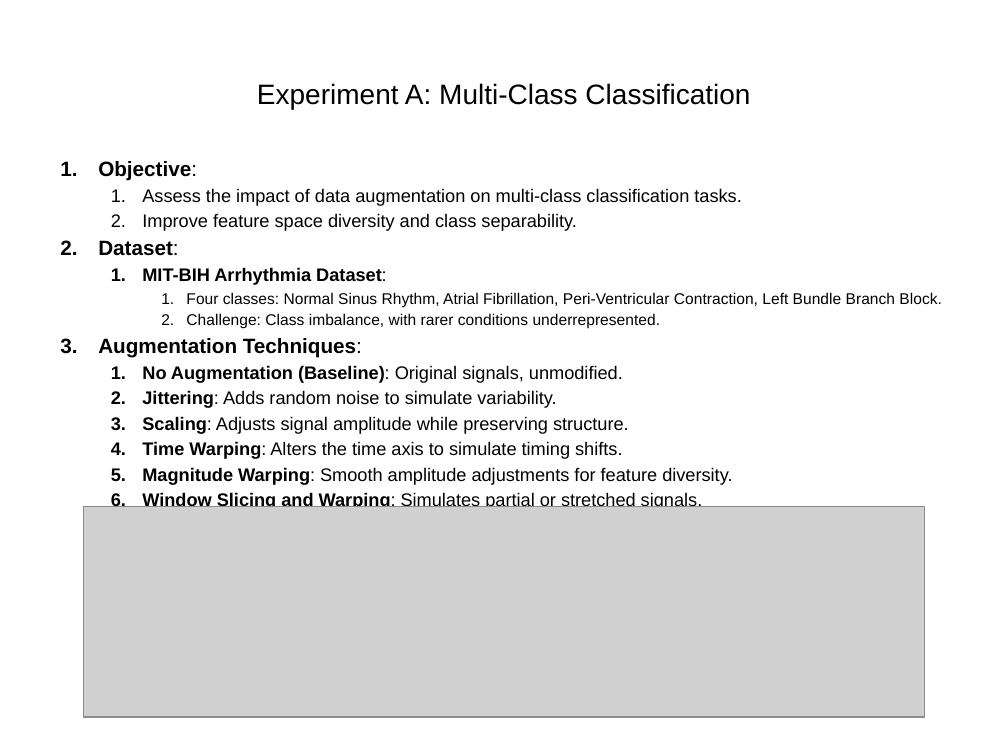
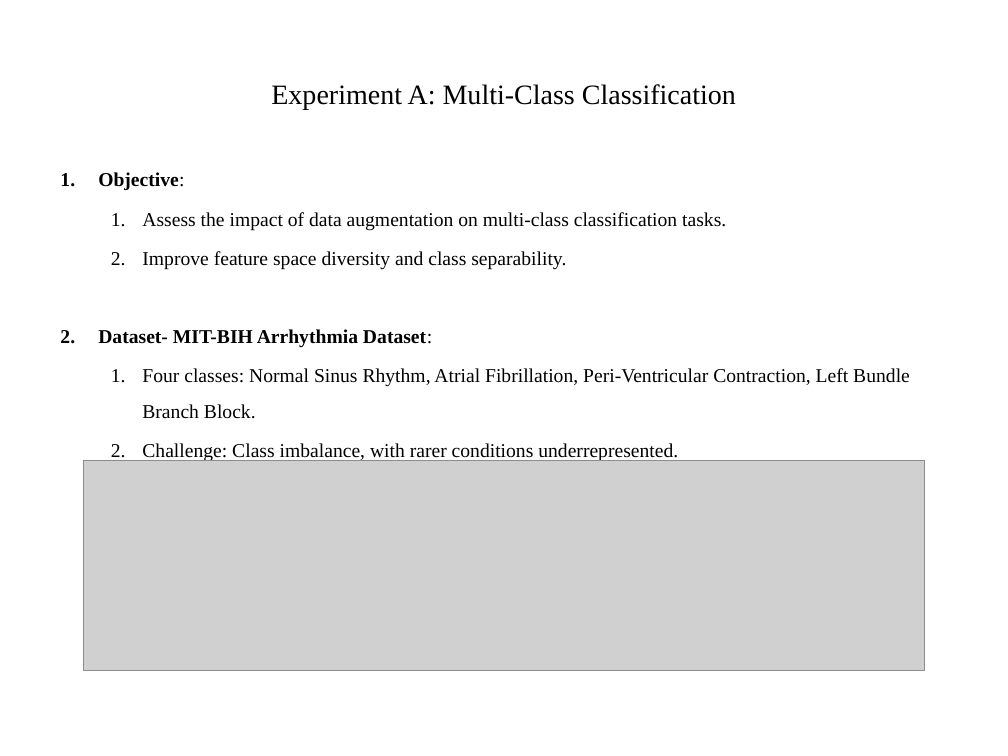
Before and after one commit to nikil1506/Thesis-Work, a slide deck: slide 6 of Presentation.pptx (slide 4 before the commit). Drawn at 1008x756 pixels with LibreOffice and Linux fonts; fonts in the diff are those of the drawing; grey boxes stand for pictures. Boxes give left, top, right and bottom in pixels: in the first picture for what was removed or moved away, otherwise in the second. Text is boxed around its words. In the diff, an @@ line names an element or a change of style, - is before the commit and + after.

```diff
--- a/Presentation.pptx
+++ b/Presentation.pptx
@@ title "Experiment A: Multi-Class Classification" at box(271, 84, 736, 110): font Arial to Times New Roman @@
@@ text at box(98, 172, 910, 462): size 14.8 to 14 pt in "Objective:"; font Arial to Times New Roman in "Objective:", "Assess the impact of data augmentation on ...", "Improve feature space diversity and class separability.", "Four classes: Normal Sinus Rhythm, Atrial Fibrillation, ..." and 1 more places; size 12.9 to 14 pt in "Assess the impact of data augmentation on ...", "Improve feature space diversity and class separability."; size 11.1 to 14 pt in "Four classes: Normal Sinus Rhythm, Atrial Fibrillation, ...", "Challenge: Class imbalance, with rarer conditions underrepre ..."; line spacing 1 to 1.5; list level 3 to 2 in "Four classes: Normal Sinus Rhythm, ..."; list level 3 to 2 in "Challenge: Class imbalance, with rarer ..." @@
@@ text at box(98, 329, 432, 348): text changed; size 12.9 to 14 pt; font Arial to Times New Roman @@
-2. Dataset:
-  1. MIT-BIH Arrhythmia Dataset:
+2. Dataset- MIT-BIH Arrhythmia Dataset:
@@ text at box(98, 338, 732, 507): paragraphs removed @@
-3. Augmentation Techniques:
-  1. No Augmentation (Baseline): Original signals, unmodified.
-  2. Jittering: Adds random noise to simulate variability.
-  3. Scaling: Adjusts signal amplitude while preserving structure.
-  4. Time Warping: Alters the time axis to simulate timing shifts.
-  5. Magnitude Warping: Smooth amplitude adjustments for feature diversity.
-  6. Window Slicing and Warping: Simulates partial or stretched signals.
@@ picture: place and size @@
-picture at box(84, 507, 924, 718)
+picture at box(84, 461, 924, 671)
```
Also in this commit, not shown: 29 other slides changed, 6 slides added, 1 slide removed.
